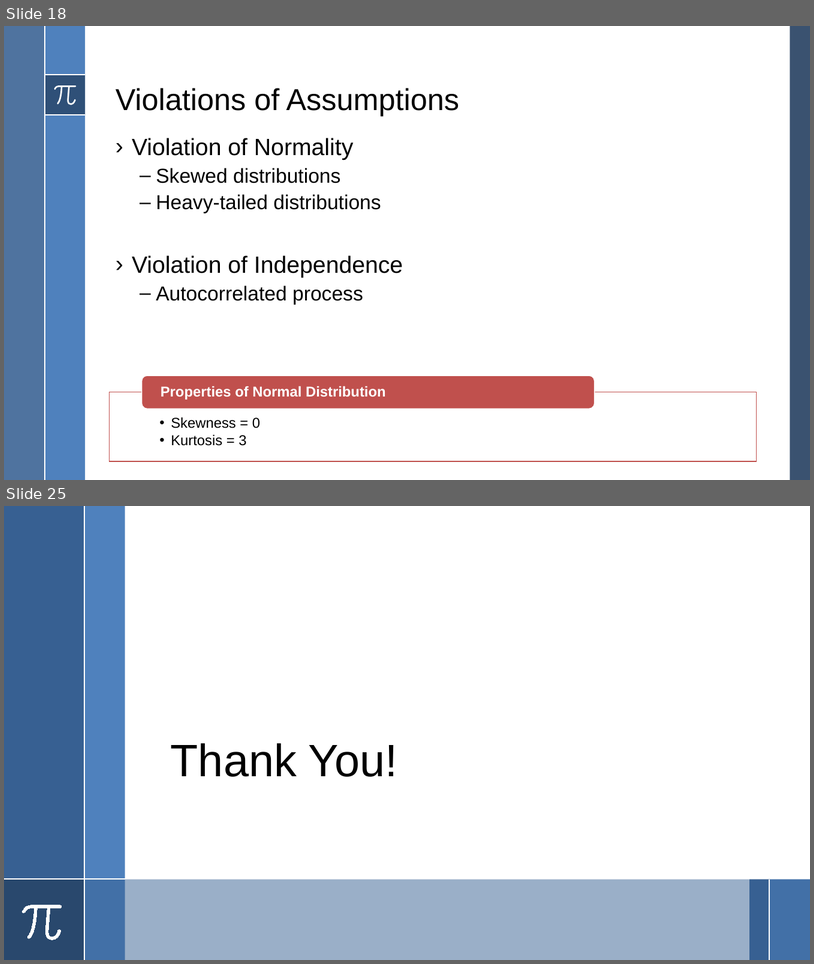
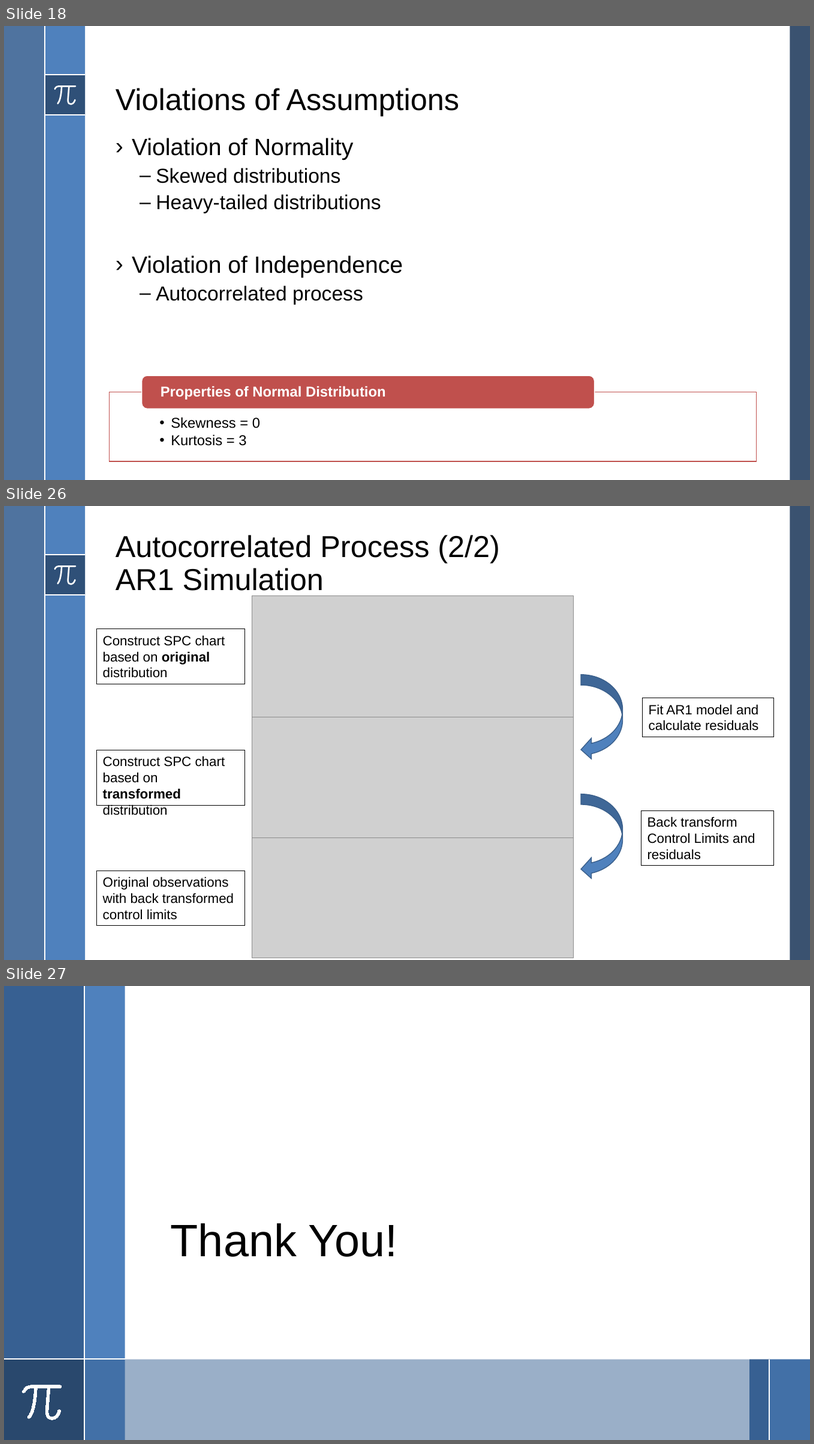
Before and after one commit to howewenann/spc_charts, a slide deck: reports/Statistical Process Control.pptx. Shown one above the other, each under a label of ours: slides 18 and 25 before the commit, slides 18, 26 and 27 after it; the slides between them are not shown. The pictures are 814x964 and 814x1444 pixels, drawn with LibreOffice and Linux fonts; fonts in the diff are those of the drawing; grey boxes stand for pictures. Boxes give left, top, right and bottom in pixels: in the first picture for what was removed or moved away, otherwise in the second. Text is boxed around its words. In the diff, an @@ line names an element or a change of style, - is before the commit and + after.

```diff
--- a/reports/Statistical Process Control.pptx
+++ b/reports/Statistical Process Control.pptx
@@ slide 26 added at <box>4,506,810,960</box>, background #FFFFFF; not listed: 8 template elements that a slide beside it also shows @@
@@ title added at <box>116,535,500,596</box>, 36 pt, text #000000 @@
+Autocorrelated Process (2/2)
+AR1 Simulation
@@ picture added at <box>252,595,574,717</box> @@
@@ rectangle added at <box>97,629,245,684</box>, outline #000000 0.75 pt, 16 pt, text #000000 @@
+Construct SPC chart based on original distribution
@@ curved left arrow added at <box>581,675,623,760</box>, fill #4F81BD, outline #3A5F8C 1 pt @@
@@ rectangle added at <box>643,698,774,736</box>, outline #000000 0.75 pt, 16 pt, text #000000 @@
+Fit AR1 model and calculate residuals
@@ picture added at <box>252,717,574,838</box> @@
@@ rectangle added at <box>97,750,245,805</box>, outline #000000 0.75 pt, 16 pt, text #000000 @@
+Construct SPC chart based on transformed distribution
@@ curved left arrow added at <box>581,794,623,879</box>, fill #4F81BD, outline #3A5F8C 1 pt @@
@@ rectangle added at <box>642,810,774,865</box>, outline #000000 0.75 pt, 16 pt, text #000000 @@
+Back transform Control Limits and residuals
@@ picture added at <box>252,838,574,958</box> @@
@@ rectangle added at <box>97,870,245,925</box>, outline #000000 0.75 pt, 16 pt, text #000000 @@
+Original observations with back transformed control limits
@@ what was slide 25 is now slide 27 @@
```
Also in this commit, not shown: 5 slides changed, 3 other slides added, 1 slide removed, 6 other files.
